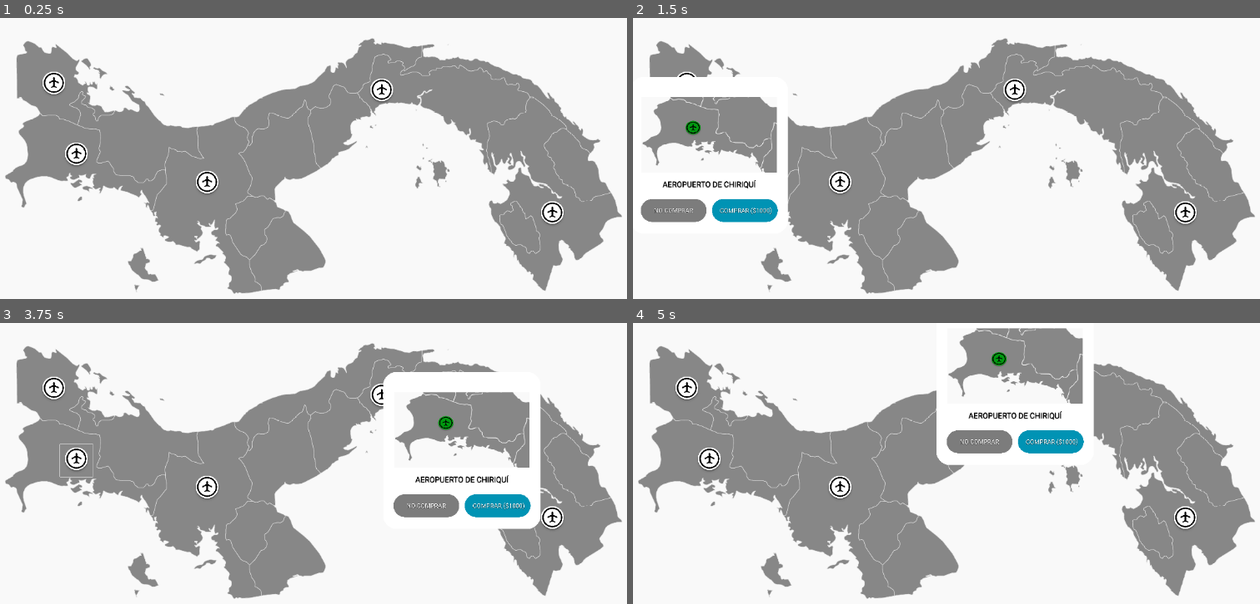
Above: before the commit, frames 1-4 (two rows, left to right).
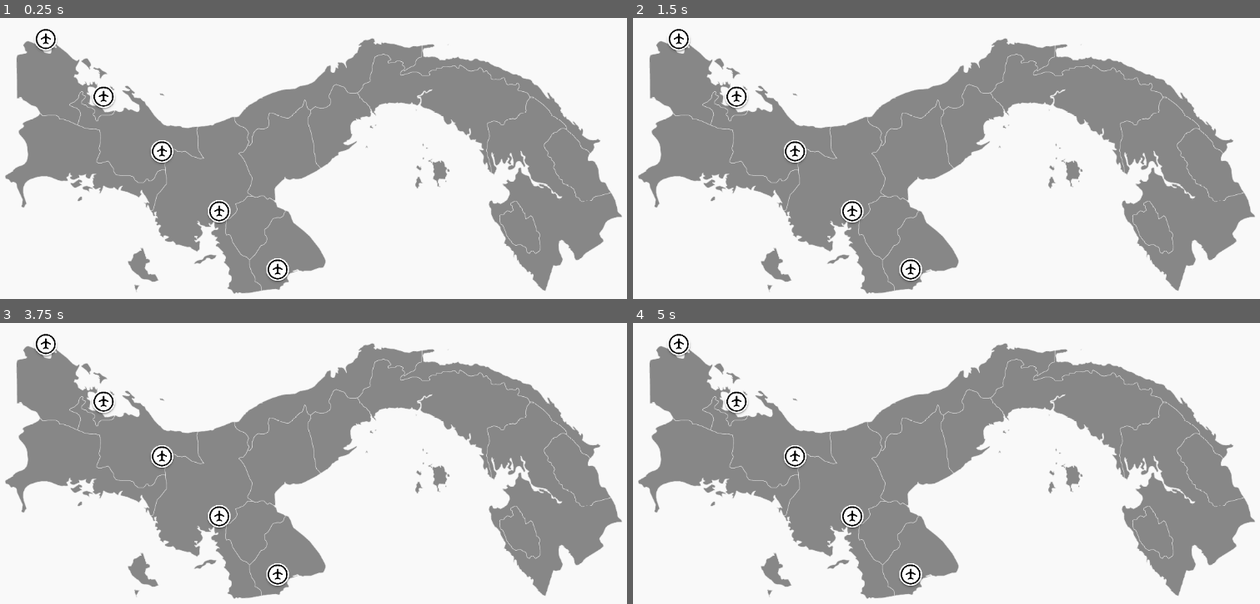
Above: after the commit, the same moments.

Repository: MikeSs26/DataFlight
Game: Godot game, scene res://escenas/map.tscn
Same seed, same stepped clock (60 frames per second), same inputs: the game is played once before the commit and once after it.
Inputs (mouse positions are in pixels of both pictures, inside the frame that each line leads up to):
- Up to frame 1 (0.25 s): no input
- Up to frame 2 (1.5 s): click (708, 155) at 0.52 s; click (708, 155) at 1.27 s
- Up to frame 3 (3.75 s): click (75, 460) at 2.02 s; tap Enter at 2.75 s; move the mouse to (463, 449) at 2.77 s; click (463, 449) at 2.92 s; tap Space at 3.5 s; drag from (181, 488) to (282, 542) at 3.52 s
- Up to frame 4 (5 s): tap Enter at 4.25 s; move the mouse to (1015, 387) at 4.27 s; click (1015, 387) at 4.42 s

The runs differ from the first frame. In frame 1, 2.1% of the frame differs, in the area x 5-90%, y 3-95%; in frame 2, 8.2%; in frame 3, 8.8%; in frame 4, 9.2%, in the area x 5-90%, y 1-95%.

Commit message:
vainas nuevas

Diff:
--- /dev/null
+++ b/escenas/Airport.gd
@@ -0,0 +1,59 @@
+extends Control
+
+@onready var animated_sprite_2d = %AnimatedSprite2D
+
+var is_bought = false
+var connected_airports = []
+var cost: int
+var origin_airport: Node2D
+
+func _ready():
+	var airport_id = get_meta("airport_id")
+	match airport_id:
+		"Chiriqui":
+			set_airport_data("Chiriqui", 1000, Vector2(100, 100))
+		"Bocas":
+			set_airport_data("Bocas del Toro", 1000, Vector2(200, 200))
+		"Veraguas":
+			set_airport_data("Veraguas", 1000, Vector2(300, 300))
+		"Panama":
+			set_airport_data("Panama", 1000, Vector2(400, 400))
+		"Darien":
+			set_airport_data("Darien", 1000, Vector2(500, 500))
+		_:
+			print("Error: Aeropuerto no reconocido")
+
+func set_airport_data(new_name: String, new_cost: int, new_position: Vector2):
+	name = new_name
+	cost = new_cost
+	position = new_position
+
+
+func _on_button_pressed():
+	var menu = animated_sprite_2d
+	get_tree().current_scene.add_child(menu)
+	menu.global_position = get_global_mouse_position()
+	print("Menú desplegado.")
+
+func _on_Airport_gui_input(event):
+	if event is InputEventMouseButton and event.button_index == MOUSE_BUTTON_LEFT:
+		if is_bought and event.doubleclick:  # Agregué esta condición
+			set_process(true)
+		else:
+			set_process(false)
+
+func _on_Airport_drag_started():
+	var route = load("res://escenas/Rutas.gd").new()
+	add_child(route)
+	route.set_airport(self, null)
+
+func _on_Airport_drag_ended():
+	var route = get_child(0)
+	if route.connect("airport_connected", self._on_airport_connected) == OK:
+		connected_airports.append(route)
+	else:
+		route.queue_free()
+
+func _on_airport_connected(airport: Node2D):
+	var route = get_child(0)
+	route.set_airport(origin_airport, airport)
--- a/escenas/Bocas del toro.gd
+++ /dev/null
@@ -1,8 +0,0 @@
-extends Control
-@onready var animated_sprite_2d = %AnimatedSprite2D
-
-func _on_button_pressed():
-	var menu = animated_sprite_2d
-	get_tree().current_scene.add_child(menu)
-	menu.global_position = get_global_mouse_position()
-	print("Menú desplegado.")
--- a/escenas/Chiriqui.gd
+++ /dev/null
@@ -1,9 +0,0 @@
-extends Control
-
-@onready var animated_sprite_2d = %AnimatedSprite2D
-
-func _on_button_pressed():
-	var menu = animated_sprite_2d
-	get_tree().current_scene.add_child(menu)
-	menu.global_position = get_global_mouse_position()
-	print("Menú desplegado.")
--- a/escenas/Darien.gd
+++ /dev/null
@@ -1,8 +0,0 @@
-extends Control
-@onready var animated_sprite_2d = %AnimatedSprite2D
-
-func _on_button_pressed():
-	var menu = animated_sprite_2d
-	get_tree().current_scene.add_child(menu)
-	menu.global_position = get_global_mouse_position()
-	print("Menú desplegado.")
--- a/escenas/Panama.gd
+++ /dev/null
@@ -1,8 +0,0 @@
-extends Control
-@onready var animated_sprite_2d = %AnimatedSprite2D
-
-func _on_button_pressed():
-	var menu = animated_sprite_2d
-	get_tree().current_scene.add_child(menu)
-	menu.global_position = get_global_mouse_position()
-	print("Menú desplegado.")
--- /dev/null
+++ b/escenas/Rutas.gd
@@ -0,0 +1,19 @@
+extends Node2D
+
+var origin_airport: Node2D
+var destination_airport: Node2D
+var line: Line2D
+
+func _ready():
+	line = Line2D.new()
+	add_child(line)
+
+func set_airport(origin: Node2D, destination: Node2D):
+	origin_airport = origin
+	destination_airport = destination
+
+func _draw():
+	if origin_airport && destination_airport:
+		line.points = [origin_airport.position, destination_airport.position]
+		line.default_color = Color(1, 1, 1)
+		line.width = 2
--- a/escenas/Veraguas.gd
+++ /dev/null
@@ -1,8 +0,0 @@
-extends Control
-@onready var animated_sprite_2d = %AnimatedSprite2D
-
-func _on_button_pressed():
-	var menu = animated_sprite_2d
-	get_tree().current_scene.add_child(menu)
-	menu.global_position = get_global_mouse_position()
-	print("Menú desplegado.")
--- a/escenas/map.tscn
+++ b/escenas/map.tscn
@@ -1,12 +1,9 @@
-[gd_scene load_steps=9 format=3 uid="uid://c4ncxkikayrlp"]
+[gd_scene load_steps=6 format=3 uid="uid://c4ncxkikayrlp"]
 
 [ext_resource type="Texture2D" uid="uid://iavub3uvp5qb" path="res://assets/PA-EPS-01-0002.png" id="1_vvs4j"]
 [ext_resource type="Texture2D" uid="uid://bu6g4aeryg87g" path="res://assets/Aeropuerto.png" id="2_wmev1"]
-[ext_resource type="Script" path="res://escenas/Chiriqui.gd" id="3_7m2ij"]
-[ext_resource type="Script" path="res://escenas/Veraguas.gd" id="4_acskr"]
-[ext_resource type="Script" path="res://escenas/Darien.gd" id="5_m6365"]
-[ext_resource type="Script" path="res://escenas/Panama.gd" id="6_8uln7"]
-[ext_resource type="Script" path="res://escenas/Bocas del toro.gd" id="7_apa8j"]
+[ext_resource type="Script" path="res://escenas/Rutas.gd" id="4_gxsaa"]
+[ext_resource type="Script" path="res://escenas/Airport.gd" id="7_apa8j"]
 [ext_resource type="PackedScene" uid="uid://hal1y4r0l2bn" path="res://escenas/menu_compra.tscn" id="8_i7q8l"]
 
 [node name="Aeropuertos" type="Node2D"]
@@ -17,6 +14,7 @@
 metadata/_edit_lock_ = true
 
 [node name="Camera2D" type="Camera2D" parent="Sprite2D"]
+metadata/_edit_lock_ = true
 
 [node name="Chiriqui" type="Control" parent="."]
 layout_mode = 3
@@ -25,7 +23,8 @@
 offset_top = 299.0
 offset_right = 193.0
 offset_bottom = 339.0
-script = ExtResource("3_7m2ij")
+script = ExtResource("7_apa8j")
+metadata/airport_id = "Chiriqui"
 
 [node name="Button" type="Button" parent="Chiriqui"]
 layout_mode = 1
@@ -45,6 +44,10 @@
 action_mode = 0
 icon = ExtResource("2_wmev1")
 
+[node name="Node2D" type="Node2D" parent="Chiriqui"]
+position = Vector2(20, 20)
+script = ExtResource("4_gxsaa")
+
 [node name="Veraguas" type="Control" parent="."]
 layout_mode = 3
 anchors_preset = 0
@@ -52,7 +55,8 @@
 offset_top = 353.0
 offset_right = 418.0
 offset_bottom = 393.0
-script = ExtResource("4_acskr")
+script = ExtResource("7_apa8j")
+metadata/airport_id = "Veraguas"
 
 [node name="Button" type="Button" parent="Veraguas"]
 layout_mode = 1
@@ -72,6 +76,10 @@
 action_mode = 0
 icon = ExtResource("2_wmev1")
 
+[node name="Node2D" type="Node2D" parent="Veraguas"]
+position = Vector2(22, 19)
+script = ExtResource("4_gxsaa")
+
 [node name="Darien" type="Control" parent="."]
 layout_mode = 3
 anchors_preset = 0
@@ -79,7 +87,8 @@
 offset_top = 401.0
 offset_right = 1015.0
 offset_bottom = 441.0
-script = ExtResource("5_m6365")
+script = ExtResource("7_apa8j")
+metadata/airport_id = "Darien"
 
 [node name="Button" type="Button" parent="Darien"]
 layout_mode = 1
@@ -99,6 +108,10 @@
 action_mode = 0
 icon = ExtResource("2_wmev1")
 
+[node name="Node2D" type="Node2D" parent="Darien"]
+position = Vector2(18, 22)
+script = ExtResource("4_gxsaa")
+
 [node name="Panama" type="Control" parent="."]
 layout_mode = 3
 anchors_preset = 0
@@ -106,7 +119,8 @@
 offset_top = 189.0
 offset_right = 721.0
 offset_bottom = 229.0
-script = ExtResource("6_8uln7")
+script = ExtResource("7_apa8j")
+metadata/airport_id = "Panama"
 
 [node name="Button" type="Button" parent="Panama"]
 layout_mode = 1
@@ -126,6 +140,10 @@
 action_mode = 0
 icon = ExtResource("2_wmev1")
 
+[node name="Node2D" type="Node2D" parent="Panama"]
+position = Vector2(18, 21)
+script = ExtResource("4_gxsaa")
+
 [node name="Bocas del toro" type="Control" parent="."]
 layout_mode = 3
 anchors_preset = 0
@@ -134,6 +152,7 @@
 offset_right = 154.0
 offset_bottom = 216.0
 script = ExtResource("7_apa8j")
+metadata/airport_id = "Bocas"
 
 [node name="Button" type="Button" parent="Bocas del toro"]
 layout_mode = 1
@@ -153,6 +172,10 @@
 action_mode = 0
 icon = ExtResource("2_wmev1")
 
+[node name="Node2D" type="Node2D" parent="Bocas del toro"]
+position = Vector2(18, 20)
+script = ExtResource("4_gxsaa")
+
 [node name="AnimatedSprite2D" parent="." instance=ExtResource("8_i7q8l")]
 unique_name_in_owner = true
 position = Vector2(-2334, -6.00002)
Empty file added: escenas/vuelos.gd
